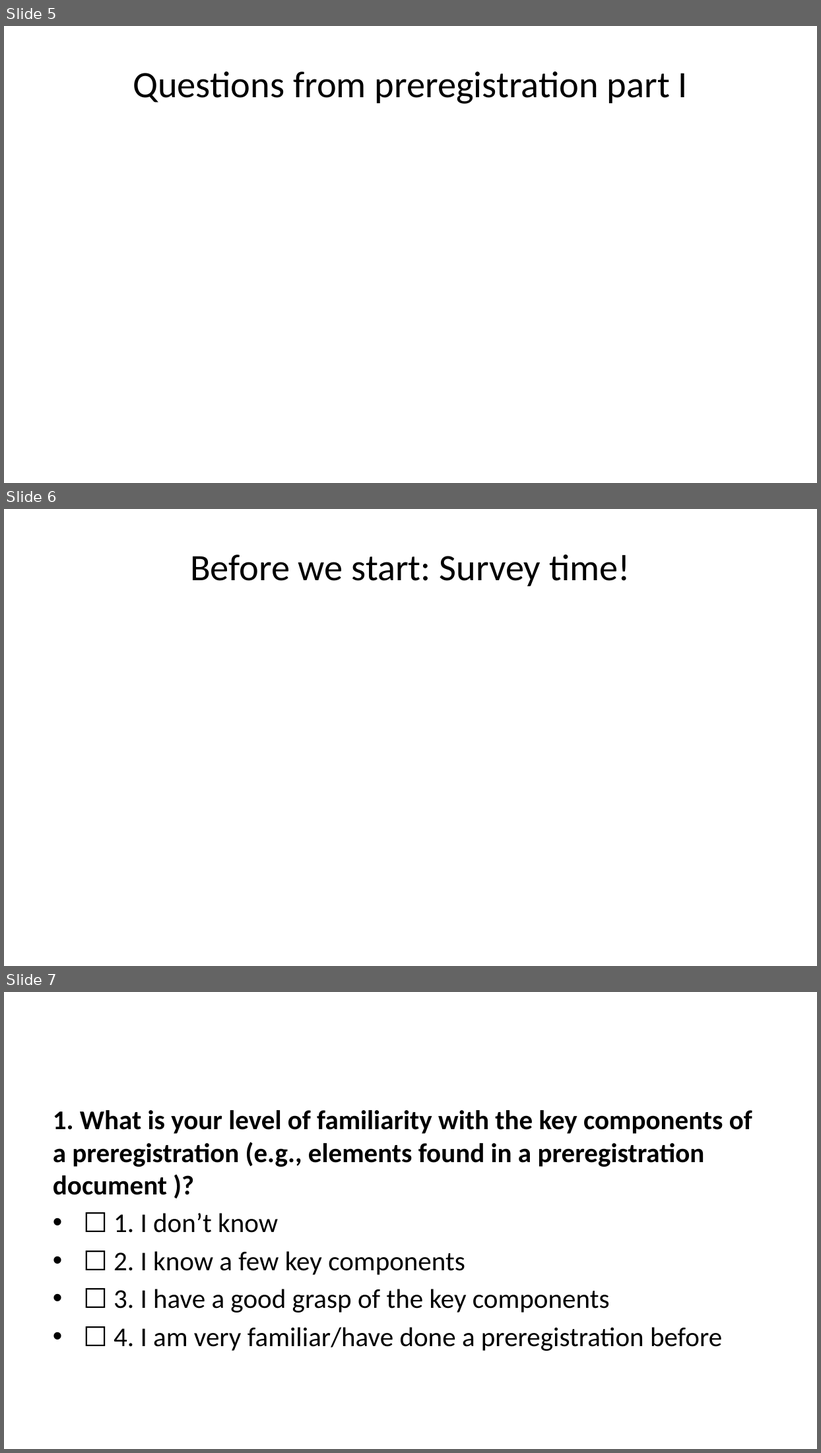
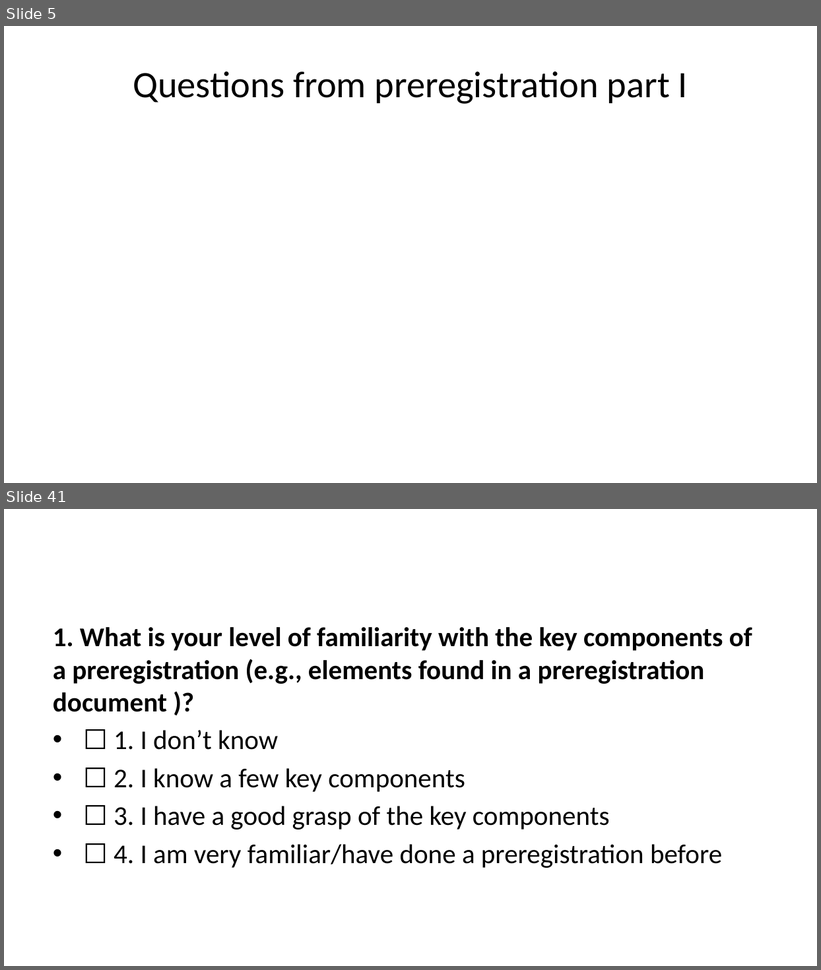
Before and after one commit to lmu-osc/teaching-material-for-novices, a slide deck: open-research-principles/preregistration-part-II/preregistration-part-II-slides.pptx. Shown one above the other, each under a label of ours: slides 5, 6 and 7 before the commit, slides 5 and 41 after it; the slides between them are not shown. The pictures are 821x1453 and 821x970 pixels, drawn with LibreOffice and Linux fonts; fonts in the diff are those of the drawing. Boxes give left, top, right and bottom in pixels: in the first picture for what was removed or moved away, otherwise in the second. Text is boxed around its words. In the diff, an @@ line names an element or a change of style, - is before the commit and + after.

```diff
--- a/open-research-principles/preregistration-part-II/preregistration-part-II-slides.pptx
+++ b/open-research-principles/preregistration-part-II/preregistration-part-II-slides.pptx
@@ slide 6 removed at (4, 509, 817, 966), background #FFFFFF @@
@@ title removed at (190, 555, 630, 586) @@
-Before we start: Survey time!
@@ what was slide 7 is now slide 41 @@
```
Also in this commit, not shown: 5 slides changed, 5 other slides removed, 56 other files.
